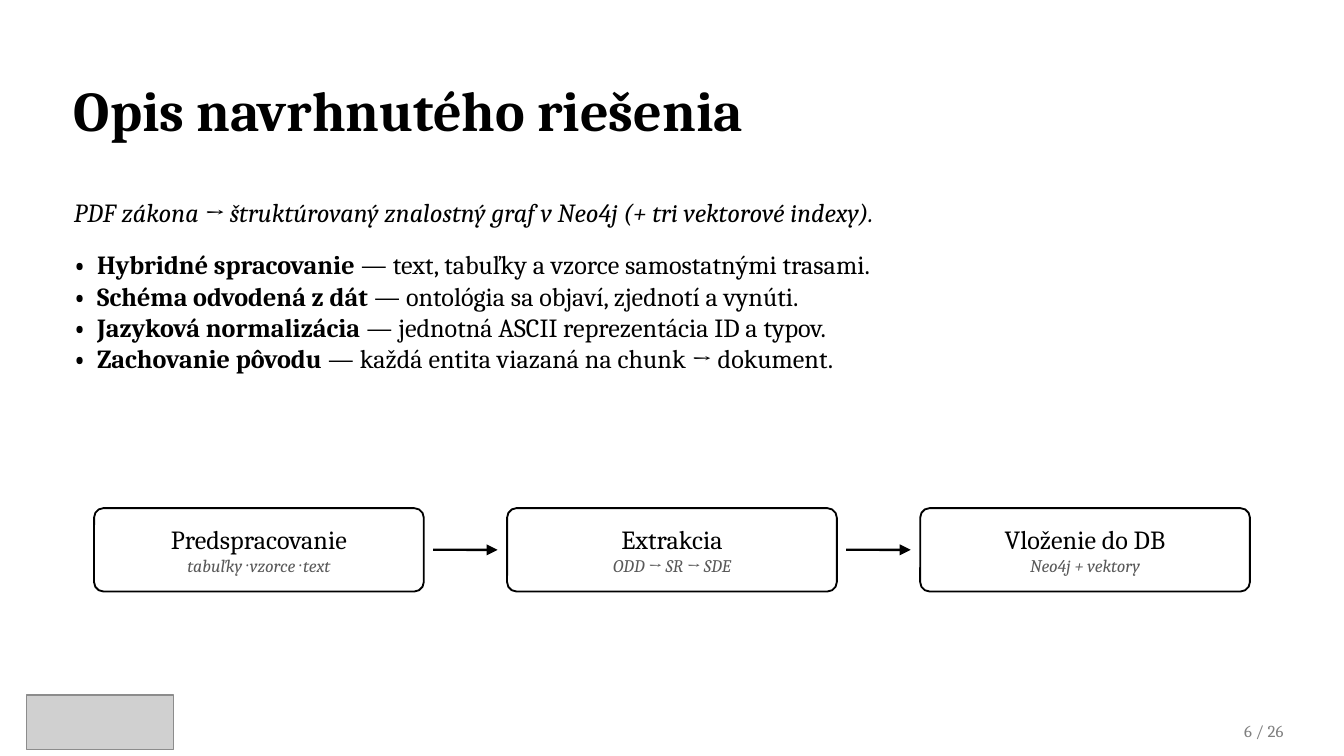
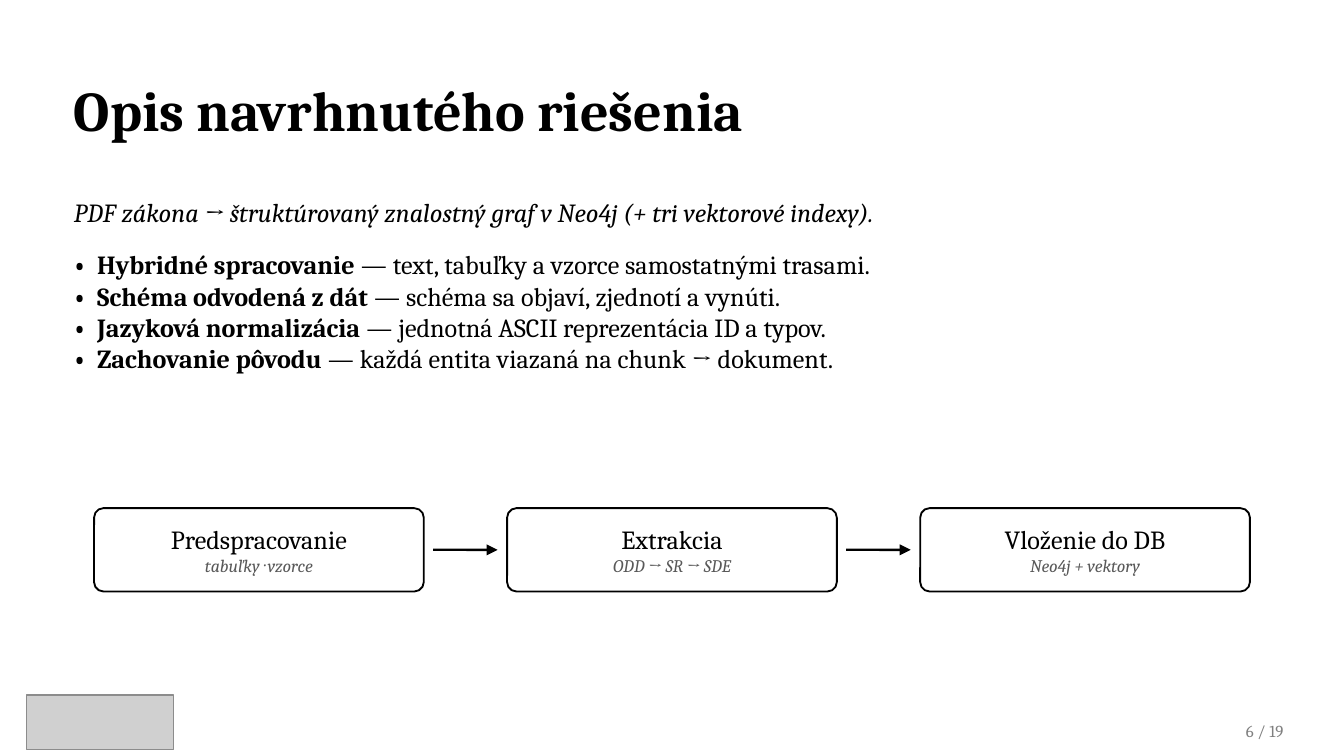
Before and after one commit to samuelbagin1/llm-knowledge-graph, a slide deck: slide 6 of presentations/Tvorba_znalostnych_grafov_obhajoba1.pptx. Drawn at 1344x756 pixels with LibreOffice and Linux fonts; fonts in the diff are those of the drawing; grey boxes stand for pictures. Boxes give left, top, right and bottom in pixels: in the first picture for what was removed or moved away, otherwise in the second. Text is boxed around its words. In the diff, an @@ line names an element or a change of style, - is before the commit and + after.

```diff
--- a/presentations/Tvorba_znalostnych_grafov_obhajoba1.pptx
+++ b/presentations/Tvorba_znalostnych_grafov_obhajoba1.pptx
@@ text at [97,287,780,312]: text changed @@
-• Schéma odvodená z dát — ontológia sa objaví, zjednotí a vynúti.
+• Schéma odvodená z dát — schéma sa objaví, zjednotí a vynúti.
@@ text at [205,559,313,576]: text changed @@
-tabuľky · vzorce · text
+tabuľky · vzorce
@@ text at [1246,726,1283,737]: text changed @@
-6 / 26
+6 / 19
```
Also in this commit, not shown: 20 other slides changed, 5 slides removed, 7 other files.
